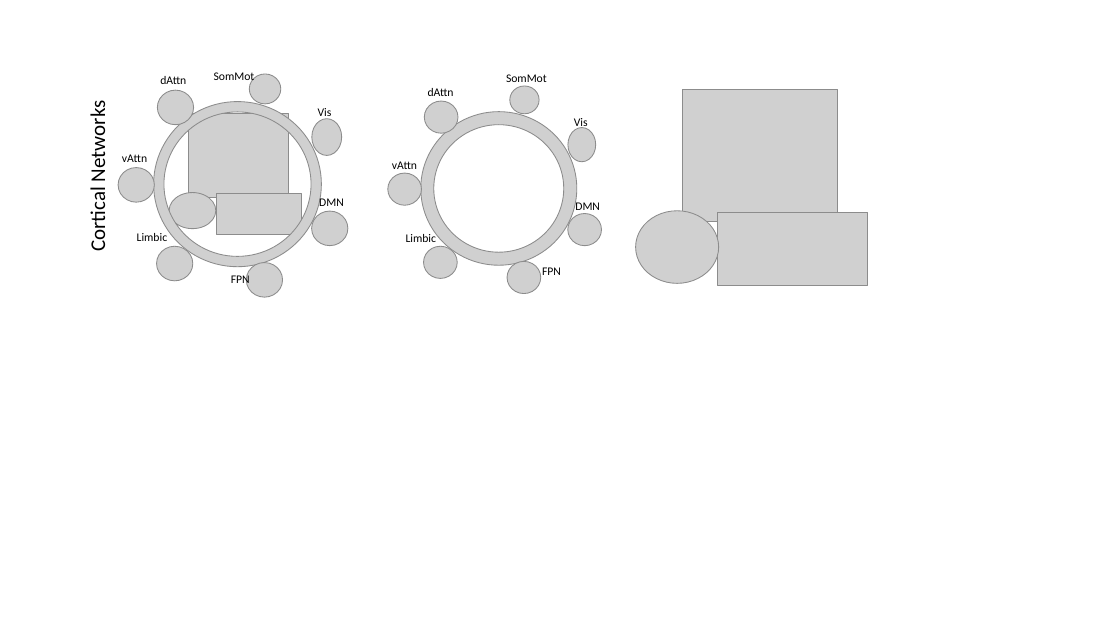
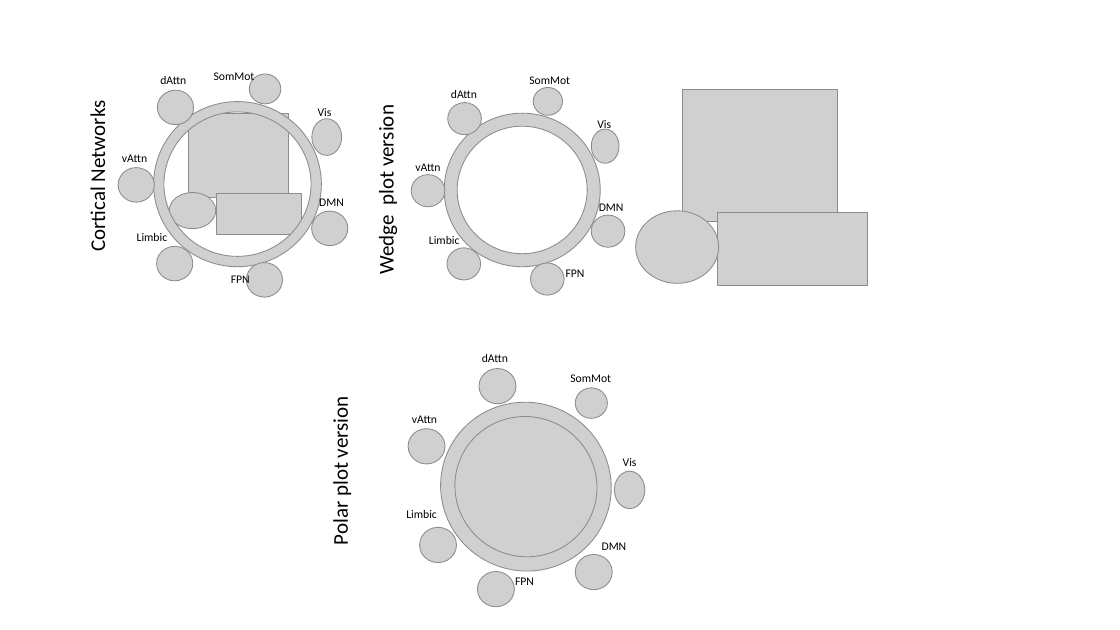
Before and after one commit to canlab/Neuroimaging_Pattern_Masks, a slide deck: slide 1 of Atlases_and_parcellations/2018_Wager_combined_atlas/canlab_atlas_region_subset_graphics.pptx. Drawn at 1120x630 pixels with LibreOffice and Linux fonts; fonts in the diff are those of the drawing; grey boxes stand for pictures. Boxes give left, top, right and bottom in pixels: in the first picture for what was removed or moved away, otherwise in the second. Text is boxed around its words. In the diff, an @@ line names an element or a change of style, - is before the commit and + after.

```diff
--- a/Atlases_and_parcellations/2018_Wager_combined_atlas/canlab_atlas_region_subset_graphics.pptx
+++ b/Atlases_and_parcellations/2018_Wager_combined_atlas/canlab_atlas_region_subset_graphics.pptx
@@ text added at <box>374,111,400,273</box>, 18 pt, text #000000 @@
+Wedge plot version
@@ 8 pictures, 7 texts: place and size @@
-8 pictures, 7 texts at <box>388,74,602,293</box>
+8 pictures, 7 texts at <box>411,76,625,295</box>
@@ text added at <box>328,402,354,544</box>, 18 pt, text #000000 @@
+Polar plot version
@@ picture added at <box>445,408,607,569</box> @@
@@ group added at <box>406,354,644,607</box>: 8 pictures, 7 texts @@
+vAttn
+dAttn
+SomMot
+Vis
+DMN
+FPN
+Limbic
```
Also in this commit, not shown: 3 other files.
